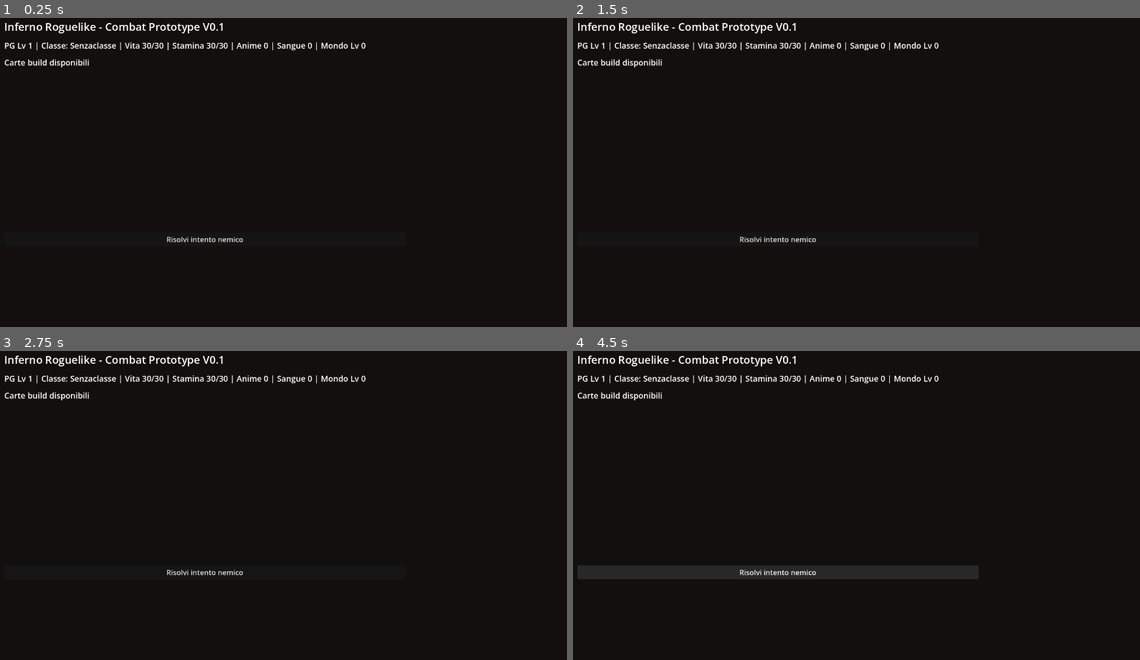
Above: before the commit, frames 1-4 (two rows, left to right).
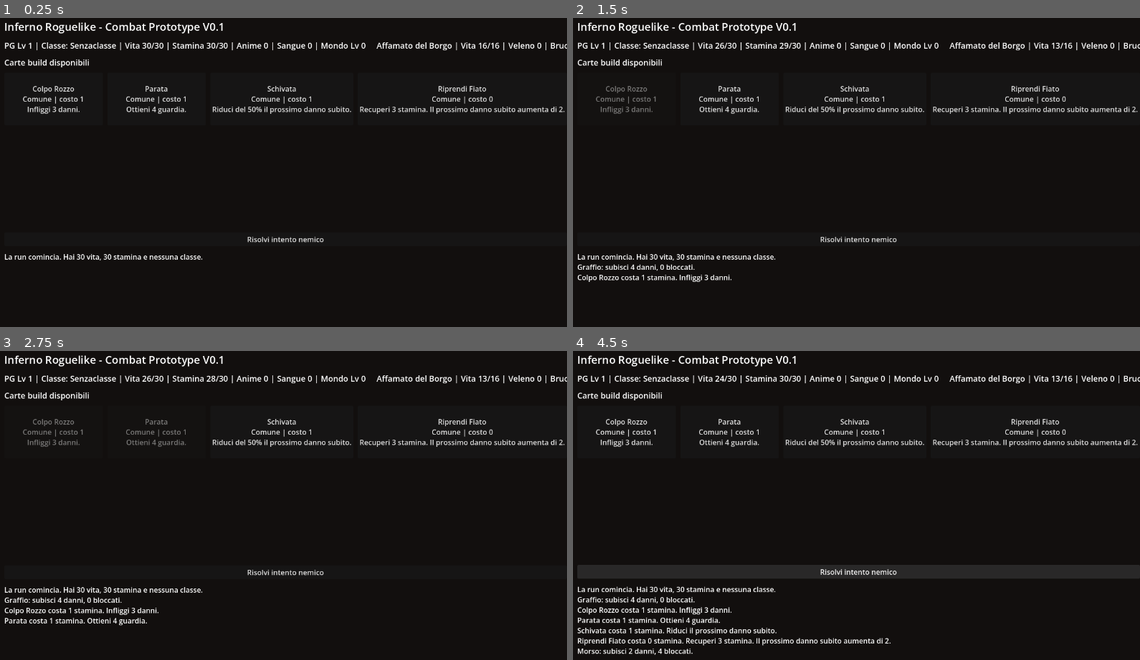
Above: after the commit, the same moments.

Repository: Chivas1504/Gioco
Game: Godot game, scene res://scenes/main.tscn
Same seed, same stepped clock (60 frames per second), same inputs: the game is played once before the commit and once after it.
Inputs (mouse positions are in pixels of both pictures, inside the frame that each line leads up to):
- Up to frame 1 (0.25 s): no input
- Up to frame 2 (1.5 s): click "Risolvi intento nemico" at 0.5 s; click (624, 98) at 1.25 s, where only the run after the commit has a clickable "Colpo Rozzo Comune | costo 1 …"
- Up to frame 3 (2.75 s): click (158, 431) at 2 s, where only the run after the commit has a clickable "Parata Comune | costo 1 Ottie…"
- Up to frame 4 (4.5 s): click (856, 431) at 2.75 s, where only the run after the commit has a clickable "Schivata Comune | costo 1 Rid…"; click (1037, 431) at 3.5 s, where only the run after the commit has a clickable "Riprendi Fiato Comune | costo…"; click "Risolvi intento nemico" at 4.25 s

The runs differ from the first frame. In frame 1, 2.4% of the frame differs, in the area x 0-100%, y 7-79%; in frame 2, 2.8%; in frame 3, 3.0%; in frame 4, 5.3%, in the area x 0-100%, y 7-99%.
Error before the commit: Parse Error: Cannot infer the type of "killed_before" variable because the value doesn't have a set type. (res://scripts/combat/combat_state.gd:125)

Commit message:
Avoid Variant inference warnings

Diff:
--- a/scripts/combat/combat_state.gd
+++ b/scripts/combat/combat_state.gd
@@ -2,19 +2,19 @@
 extends RefCounted
 
 var run_state: RunState
-var enemy := {}
+var enemy = {}
 var used_card_ids: Array = []
 var used_class_bonuses: Array = []
-var guard := 0
-var enemy_strength_bonus := 0
-var weakened_next_intent := 0
-var incoming_damage_bonus := 0
-var next_damage_multiplier := 1.0
-var temporary_cera := 0
-var next_mage_damage_bonus := 0
-var ended := false
-var victory := false
-var rewards_claimed := false
+var guard = 0
+var enemy_strength_bonus = 0
+var weakened_next_intent = 0
+var incoming_damage_bonus = 0
+var next_damage_multiplier = 1.0
+var temporary_cera = 0
+var next_mage_damage_bonus = 0
+var ended = false
+var victory = false
+var rewards_claimed = false
 
 func start_combat(p_run_state: RunState, p_enemy: Dictionary) -> void:
 	run_state = p_run_state
@@ -34,17 +34,17 @@
 
 
 func current_intent() -> Dictionary:
-	var intents: Array = enemy.get("intents", [])
+	var intents = enemy.get("intents", [])
 	if intents.is_empty():
 		return {}
 	return intents[int(enemy.get("intent_index", 0)) % intents.size()]
 
 
 func get_card_cost_for_current_intent(card_id: String) -> int:
-	var card := GameDatabase.get_card(card_id)
+	var card = GameDatabase.get_card(card_id)
 	if card.is_empty():
 		return 0
-	var cost := GameDatabase.get_base_stamina_cost(card, run_state.active_class)
+	var cost = GameDatabase.get_base_stamina_cost(card, run_state.active_class)
 	if _will_use_warrior_bonus(card):
 		cost -= 1
 	if _will_use_mage_bonus(card):
@@ -66,10 +66,10 @@
 	if not can_play_card(card_id):
 		return {"ok": false, "message": "Non puoi usare questa carta ora."}
 
-	var card := GameDatabase.get_card(card_id)
-	var cost := get_card_cost_for_current_intent(card_id)
-	var used_warrior_bonus := _will_use_warrior_bonus(card)
-	var used_mage_bonus := _will_use_mage_bonus(card)
+	var card = GameDatabase.get_card(card_id)
+	var cost = get_card_cost_for_current_intent(card_id)
+	var used_warrior_bonus = _will_use_warrior_bonus(card)
+	var used_mage_bonus = _will_use_mage_bonus(card)
 	run_state.stamina -= cost
 	used_card_ids.append(card_id)
 	if used_warrior_bonus:
@@ -77,8 +77,8 @@
 	if used_mage_bonus:
 		used_class_bonuses.append(CardRules.CLASS_MAGE)
 
-	var level := run_state.get_card_level(card_id)
-	var messages := ["%s costa %d stamina." % [card.get("name", card_id), cost]]
+	var level = run_state.get_card_level(card_id)
+	var messages = ["%s costa %d stamina." % [card.get("name", card_id), cost]]
 	messages.append_array(_apply_card_effects(card, level))
 	_check_end_state()
 	return {"ok": true, "message": " ".join(messages)}
@@ -88,13 +88,13 @@
 	if ended:
 		return {"ok": false, "message": "Il combattimento e gia finito."}
 
-	var messages := []
-	var intent := current_intent()
+	var messages = []
+	var intent = current_intent()
 	if enemy.get("health", 0) > 0:
 		if intent.get("kind") == "attack":
-			var incoming := int(intent.get("damage", 0)) + enemy_strength_bonus + incoming_damage_bonus
+			var incoming = int(intent.get("damage", 0)) + enemy_strength_bonus + incoming_damage_bonus
 			incoming = max(0, incoming - weakened_next_intent)
-			var blocked := min(guard, incoming)
+			var blocked = min(guard, incoming)
 			incoming -= blocked
 			incoming = ceili(float(incoming) * next_damage_multiplier)
 			run_state.health = max(0, run_state.health - incoming)
@@ -114,23 +114,23 @@
 	if not ended or not victory or rewards_claimed:
 		return {"ok": false, "message": ""}
 	rewards_claimed = true
-	var souls := int(enemy.get("soul_reward", 0))
+	var souls = int(enemy.get("soul_reward", 0))
 	run_state.add_material("anime", souls)
 	return {"ok": true, "message": "Ottieni %d anime." % souls}
 
 
 func _apply_card_effects(card: Dictionary, level: int) -> Array:
-	var effects: Dictionary = card.get("effects", {})
+	var effects = card.get("effects", {})
 	var messages: Array = []
-	var killed_before := enemy.get("health", 0) <= 0
+	var killed_before = enemy.get("health", 0) <= 0
 
 	if effects.has("self_damage"):
-		var self_damage := int(effects.get("self_damage", 0))
+		var self_damage = int(effects.get("self_damage", 0))
 		run_state.health = max(0, run_state.health - self_damage)
 		messages.append("Perdi %d vita." % self_damage)
 
 	if effects.has("recover_stamina"):
-		var stamina_gain := int(effects.get("recover_stamina", 0)) + level * int(effects.get("recover_stamina_per_level", 0))
+		var stamina_gain = int(effects.get("recover_stamina", 0)) + level * int(effects.get("recover_stamina_per_level", 0))
 		run_state.stamina = min(run_state.max_stamina, run_state.stamina + stamina_gain)
 		messages.append("Recuperi %d stamina." % stamina_gain)
 
@@ -139,7 +139,7 @@
 		messages.append("Il prossimo danno subito aumenta di %d." % int(effects.get("incoming_bonus", 0)))
 
 	if effects.has("guard"):
-		var guard_gain := int(effects.get("guard", 0)) + level * int(effects.get("guard_per_level", 0))
+		var guard_gain = int(effects.get("guard", 0)) + level * int(effects.get("guard_per_level", 0))
 		guard += guard_gain
 		messages.append("Ottieni %d guardia." % guard_gain)
 
@@ -162,7 +162,7 @@
 		next_mage_damage_bonus += int(effects.get("next_mage_damage_bonus", 0))
 		messages.append("La prossima carta Mago fa piu danni.")
 
-	var damage := int(effects.get("damage", 0)) + level * int(effects.get("damage_per_level", 0))
+	var damage = int(effects.get("damage", 0)) + level * int(effects.get("damage_per_level", 0))
 	if effects.has("bonus_if_enemy_guard") and int(enemy.get("guard", 0)) > 0:
 		damage += int(effects.get("bonus_if_enemy_guard", 0))
 	if effects.has("execute_bonus") and int(enemy.get("health", 0)) <= floori(float(enemy.get("max_health", 1)) / 2.0):
@@ -173,13 +173,13 @@
 	if card.get("class_id") == CardRules.CLASS_RANGER and bool(enemy.get("marked", false)):
 		damage += 2
 
-	var blood_spent := 0
+	var blood_spent = 0
 	if effects.has("spend_blood_up_to"):
 		blood_spent = min(run_state.get_material("sangue"), int(effects.get("spend_blood_up_to", 0)))
 		if blood_spent > 0:
 			run_state.spend_material("sangue", blood_spent)
 			damage += blood_spent * int(effects.get("damage_per_blood_spent", 0))
-			var heal := blood_spent * int(effects.get("heal_per_blood_spent", 0))
+			var heal = blood_spent * int(effects.get("heal_per_blood_spent", 0))
 			run_state.health = min(run_state.max_health, run_state.health + heal)
 			messages.append("Spendi %d sangue e recuperi %d vita." % [blood_spent, heal])
 
@@ -187,13 +187,13 @@
 		enemy["health"] = max(0, int(enemy.get("health", 0)) - damage)
 		messages.append("Infliggi %d danni." % damage)
 
-	var applies_ranger_bonus := (
+	var applies_ranger_bonus = (
 		run_state.active_class == CardRules.CLASS_RANGER
 		and card.get("class_id") == CardRules.CLASS_RANGER
 		and not used_class_bonuses.has(CardRules.CLASS_RANGER)
 	)
 	if effects.has("poison") or applies_ranger_bonus:
-		var poison := int(effects.get("poison", 0)) + level * int(effects.get("poison_per_level", 0))
+		var poison = int(effects.get("poison", 0)) + level * int(effects.get("poison_per_level", 0))
 		if applies_ranger_bonus:
 			poison += 1
 			used_class_bonuses.append(CardRules.CLASS_RANGER)
@@ -205,7 +205,7 @@
 		messages.append("Il nemico e marchiato.")
 
 	if effects.has("burn"):
-		var burn := int(effects.get("burn", 0)) + level * int(effects.get("burn_per_level", 0))
+		var burn = int(effects.get("burn", 0)) + level * int(effects.get("burn_per_level", 0))
 		if effects.has("consume_cera_for_extra_burn") and temporary_cera + run_state.get_material("cera") >= int(effects.get("consume_cera_for_extra_burn", 0)):
 			_spend_cera_pool(int(effects.get("consume_cera_for_extra_burn", 0)))
 			burn *= 2
@@ -219,7 +219,7 @@
 
 	if not killed_before and enemy.get("health", 0) <= 0:
 		if effects.has("recover_stamina_on_kill"):
-			var stamina_on_kill := int(effects.get("recover_stamina_on_kill", 0))
+			var stamina_on_kill = int(effects.get("recover_stamina_on_kill", 0))
 			run_state.stamina = min(run_state.max_stamina, run_state.stamina + stamina_on_kill)
 			messages.append("Recuperi %d stamina." % stamina_on_kill)
 		if effects.has("gain_blood_on_kill"):
@@ -234,13 +234,13 @@
 
 
 func _apply_end_of_intent_status(messages: Array) -> void:
-	var poison := int(enemy.get("poison", 0))
+	var poison = int(enemy.get("poison", 0))
 	if poison > 0:
 		enemy["health"] = max(0, int(enemy.get("health", 0)) - poison)
 		enemy["poison"] = max(0, poison - 1)
 		messages.append("Il veleno infligge %d danni." % poison)
 
-	var burn := int(enemy.get("burn", 0))
+	var burn = int(enemy.get("burn", 0))
 	if burn > 0:
 		enemy["health"] = max(0, int(enemy.get("health", 0)) - burn)
 		enemy["burn"] = max(0, burn - 1)
@@ -283,8 +283,8 @@
 
 
 func _spend_cera_pool(amount: int) -> void:
-	var from_temp := min(temporary_cera, amount)
+	var from_temp = min(temporary_cera, amount)
 	temporary_cera -= from_temp
-	var remaining := amount - from_temp
+	var remaining = amount - from_temp
 	if remaining > 0:
 		run_state.spend_material("cera", remaining)
--- a/scripts/data/card_rules.gd
+++ b/scripts/data/card_rules.gd
@@ -1,39 +1,39 @@
 class_name CardRules
 extends RefCounted
 
-const CLASS_NEUTRAL := "neutral"
-const CLASS_WARRIOR := "warrior"
-const CLASS_RANGER := "ranger"
-const CLASS_MAGE := "mage"
-const CLASS_VAMPIRE := "vampire"
+const CLASS_NEUTRAL = "neutral"
+const CLASS_WARRIOR = "warrior"
+const CLASS_RANGER = "ranger"
+const CLASS_MAGE = "mage"
+const CLASS_VAMPIRE = "vampire"
 
-const RARITY_COMMON := "common"
-const RARITY_UNCOMMON := "uncommon"
-const RARITY_RARE := "rare"
-const RARITY_LEGENDARY := "legendary"
+const RARITY_COMMON = "common"
+const RARITY_UNCOMMON = "uncommon"
+const RARITY_RARE = "rare"
+const RARITY_LEGENDARY = "legendary"
 
-const TYPE_BUILD := "build"
-const TYPE_CONSUMABLE := "consumable"
-const TYPE_ARTIFACT := "artifact"
+const TYPE_BUILD = "build"
+const TYPE_CONSUMABLE = "consumable"
+const TYPE_ARTIFACT = "artifact"
 
-const COLLECTION_MAX := 40
-const LOADOUT_MIN := 4
-const LOADOUT_MAX := 12
-const CONSUMABLE_MAX := 4
+const COLLECTION_MAX = 40
+const LOADOUT_MIN = 4
+const LOADOUT_MAX = 12
+const CONSUMABLE_MAX = 4
 
-const STARTING_HEALTH := 30
-const STARTING_STAMINA := 30
-const STAT_CAP := 100
-const LEVEL_STAT_GAIN := 5
+const STARTING_HEALTH = 30
+const STARTING_STAMINA = 30
+const STAT_CAP = 100
+const LEVEL_STAT_GAIN = 5
 
-const RARITY_POWER := {
+const RARITY_POWER = {
 	RARITY_COMMON: 1,
 	RARITY_UNCOMMON: 2,
 	RARITY_RARE: 4,
 	RARITY_LEGENDARY: 8,
 }
 
-const OUT_OF_CLASS_STAMINA_PENALTY := {
+const OUT_OF_CLASS_STAMINA_PENALTY = {
 	RARITY_COMMON: 0,
 	RARITY_UNCOMMON: 1,
 	RARITY_RARE: 2,
@@ -53,7 +53,7 @@
 
 
 static func is_off_class(card: Dictionary, active_class: String) -> bool:
-	var card_class := card.get("class_id", CLASS_NEUTRAL)
+	var card_class = card.get("class_id", CLASS_NEUTRAL)
 	if card_class == CLASS_NEUTRAL:
 		return false
 	if active_class == CLASS_NEUTRAL:
--- a/scripts/data/game_database.gd
+++ b/scripts/data/game_database.gd
@@ -1,7 +1,7 @@
 class_name GameDatabase
 extends RefCounted
 
-const CLASSES := {
+const CLASSES = {
 	CardRules.CLASS_NEUTRAL: {
 		"name": "Senzaclasse",
 		"bonus": "Nessun bonus. Le carte neutrali non hanno penalita.",
@@ -24,7 +24,7 @@
 	},
 }
 
-const BUILD_CARDS := [
+const BUILD_CARDS = [
 	{
 		"id": "neutral_rough_strike",
 		"name": "Colpo Rozzo",
@@ -227,7 +227,7 @@
 	},
 ]
 
-const CONSUMABLES := [
+const CONSUMABLES = [
 	{
 		"id": "black_blood_vial",
 		"name": "Ampolla di Sangue Nero",
@@ -254,7 +254,7 @@
 	},
 ]
 
-const ARTIFACTS := [
+const ARTIFACTS = [
 	{
 		"id": "duelist_rosary",
 		"name": "Rosario del Duellante",
@@ -275,7 +275,7 @@
 
 
 static func get_cards_by_class(class_id: String) -> Array:
-	var cards := []
+	var cards = []
 	for card in BUILD_CARDS:
 		if card.get("class_id") == class_id:
 			cards.append(card.duplicate(true))
@@ -287,28 +287,28 @@
 
 
 static func get_base_stamina_cost(card: Dictionary, active_class: String) -> int:
-	var cost := int(card.get("cost", 0))
+	var cost = int(card.get("cost", 0))
 	if CardRules.is_off_class(card, active_class):
 		cost += CardRules.out_of_class_penalty(card.get("rarity", CardRules.RARITY_COMMON))
 	return cost
 
 
 static func get_card_power(card_id: String, card_level: int) -> int:
-	var card := get_card(card_id)
+	var card = get_card(card_id)
 	if card.is_empty():
 		return 0
 	return CardRules.rarity_power(card.get("rarity", CardRules.RARITY_COMMON)) + card_level
 
 
 static func get_world_level(collection: Array, card_levels: Dictionary) -> int:
-	var collection_power := 0
+	var collection_power = 0
 	for card_id in collection:
 		collection_power += get_card_power(card_id, int(card_levels.get(card_id, 0)))
 	return floori(float(collection_power) / 5.0)
 
 
 static func make_affamato_del_borgo(world_level: int) -> Dictionary:
-	var damage_bonus := floori(float(world_level) * 0.75)
+	var damage_bonus = floori(float(world_level) * 0.75)
 	return {
 		"id": "affamato_del_borgo",
 		"name": "Affamato del Borgo",
--- a/scripts/main.gd
+++ b/scripts/main.gd
@@ -1,7 +1,7 @@
 extends Control
 
-var run_state := RunState.new()
-var combat_state := CombatState.new()
+var run_state = RunState.new()
+var combat_state = CombatState.new()
 var log_lines: Array = []
 
 var player_label: Label
@@ -12,7 +12,7 @@
 var safe_panel: VBoxContainer
 var end_intent_button: Button
 
-const REWARD_POOL := [
+const REWARD_POOL = [
 	"warrior_clean_slash",
 	"ranger_quick_shot",
 	"mage_occult_dart",
@@ -28,12 +28,12 @@
 
 
 func _build_ui() -> void:
-	var background := ColorRect.new()
+	var background = ColorRect.new()
 	background.color = Color(0.07, 0.06, 0.055)
 	background.set_anchors_preset(Control.PRESET_FULL_RECT)
 	add_child(background)
 
-	var root := VBoxContainer.new()
+	var root = VBoxContainer.new()
 	root.set_anchors_preset(Control.PRESET_FULL_RECT)
 	root.add_theme_constant_override("separation", 12)
 	root.offset_left = 24
@@ -42,12 +42,12 @@
 	root.offset_bottom = -20
 	add_child(root)
 
-	var title := Label.new()
+	var title = Label.new()
 	title.text = "Inferno Roguelike - Combat Prototype V0.1"
 	title.add_theme_font_size_override("font_size", 24)
 	root.add_child(title)
 
-	var status_row := HBoxContainer.new()
+	var status_row = HBoxContainer.new()
 	status_row.add_theme_constant_override("separation", 24)
 	root.add_child(status_row)
 
@@ -63,17 +63,17 @@
 	intent_label.add_theme_font_size_override("font_size", 18)
 	status_row.add_child(intent_label)
 
-	var content_row := HBoxContainer.new()
+	var content_row = HBoxContainer.new()
 	content_row.size_flags_vertical = Control.SIZE_EXPAND_FILL
 	content_row.add_theme_constant_override("separation", 16)
 	root.add_child(content_row)
 
-	var left_column := VBoxContainer.new()
+	var left_column = VBoxContainer.new()
 	left_column.size_flags_horizontal = Control.SIZE_EXPAND_FILL
 	left_column.add_theme_constant_override("separation", 10)
 	content_row.add_child(left_column)
 
-	var cards_title := Label.new()
+	var cards_title = Label.new()
 	cards_title.text = "Carte build disponibili"
 	cards_title.add_theme_font_size_override("font_size", 18)
 	left_column.add_child(cards_title)
@@ -104,15 +104,14 @@
 
 
 func _start_new_combat() -> void:
-	var enemy := GameDatabase.make_affamato_del_borgo(run_state.get_world_level())
+	var enemy = GameDatabase.make_affamato_del_borgo(run_state.get_world_level())
 	combat_state.start_combat(run_state, enemy)
 
 
 func _refresh_ui() -> void:
-	var active_class_name := GameDatabase.get_class_name(run_state.active_class)
 	player_label.text = "PG Lv %d | Classe: %s | Vita %d/%d | Stamina %d/%d | Anime %d | Sangue %d | Mondo Lv %d" % [
 		run_state.player_level,
-		active_class_name,
+		GameDatabase.get_class_name(run_state.active_class),
 		run_state.health,
 		run_state.max_health,
 		run_state.stamina,
@@ -128,7 +127,7 @@
 		combat_state.enemy.get("poison", 0),
 		combat_state.enemy.get("burn", 0),
 	]
-	var intent := combat_state.current_intent()
+	var intent = combat_state.current_intent()
 	if intent.get("kind") == "attack":
 		intent_label.text = "Intento: %s, %d danni" % [intent.get("name", ""), intent.get("damage", 0)]
 	elif intent.get("kind") == "buff":
@@ -146,10 +145,10 @@
 		child.queue_free()
 
 	for card_id in run_state.loadout:
-		var card := GameDatabase.get_card(card_id)
-		var button := Button.new()
-		var level := run_state.get_card_level(card_id)
-		var cost := combat_state.get_card_cost_for_current_intent(card_id)
+		var card = GameDatabase.get_card(card_id)
+		var button = Button.new()
+		var level = run_state.get_card_level(card_id)
+		var cost = combat_state.get_card_cost_for_current_intent(card_id)
 		button.custom_minimum_size = Vector2(220, 118)
 		button.text = "%s%s\n%s | costo %d\n%s" % [
 			card.get("name", card_id),
@@ -168,64 +167,64 @@
 	for child in safe_panel.get_children():
 		child.queue_free()
 
-	var title := Label.new()
+	var title = Label.new()
 	title.text = "Falò / Shop di test"
 	title.add_theme_font_size_override("font_size", 18)
 	safe_panel.add_child(title)
 
 	if not combat_state.ended:
-		var hint := Label.new()
+		var hint = Label.new()
 		hint.text = "Disponibile dopo la vittoria."
 		hint.autowrap_mode = TextServer.AUTOWRAP_WORD_SMART
 		safe_panel.add_child(hint)
 		return
 
 	if not combat_state.victory:
-		var defeat := Label.new()
+		var defeat = Label.new()
 		defeat.text = "Sei morto o hai finito stamina. Riavvia la scena per una nuova run."
 		defeat.autowrap_mode = TextServer.AUTOWRAP_WORD_SMART
 		safe_panel.add_child(defeat)
 		return
 
 	if not combat_state.rewards_claimed:
-		var claim_button := Button.new()
+		var claim_button = Button.new()
 		claim_button.text = "Raccogli anime"
 		claim_button.pressed.connect(_on_claim_rewards_pressed)
 		safe_panel.add_child(claim_button)
 
-	var reward_title := Label.new()
+	var reward_title = Label.new()
 	reward_title.text = "Scegli una carta"
 	safe_panel.add_child(reward_title)
 
 	for card_id in REWARD_POOL:
 		if run_state.collection.has(card_id):
 			continue
-		var card := GameDatabase.get_card(card_id)
-		var reward_button := Button.new()
+		var card = GameDatabase.get_card(card_id)
+		var reward_button = Button.new()
 		reward_button.text = "%s - %s" % [card.get("name", card_id), GameDatabase.get_class_name(card.get("class_id", ""))]
 		reward_button.pressed.connect(_on_reward_card_pressed.bind(card_id))
 		safe_panel.add_child(reward_button)
 
-	var level_title := Label.new()
+	var level_title = Label.new()
 	level_title.text = "Compra livello: %d anime" % run_state.next_level_cost()
 	safe_panel.add_child(level_title)
 
 	for card_id in run_state.collection:
-		var card := GameDatabase.get_card(card_id)
-		var level_button := Button.new()
+		var card = GameDatabase.get_card(card_id)
+		var level_button = Button.new()
 		level_button.text = "Potenzia %s a +%d" % [card.get("name", card_id), run_state.get_card_level(card_id) + 1]
 		level_button.disabled = run_state.get_material("anime") < run_state.next_level_cost()
 		level_button.pressed.connect(_on_level_up_pressed.bind(card_id))
 		safe_panel.add_child(level_button)
 
-	var next_button := Button.new()
+	var next_button = Button.new()
 	next_button.text = "Nuovo combattimento"
 	next_button.pressed.connect(_on_new_combat_pressed)
 	safe_panel.add_child(next_button)
 
 
 func _on_card_pressed(card_id: String) -> void:
-	var result := combat_state.play_card(card_id)
+	var result = combat_state.play_card(card_id)
 	_push_log(result.get("message", ""))
 	if combat_state.ended and combat_state.victory:
 		_push_log("Il nemico cade. Le carte torneranno disponibili nel prossimo combattimento.")
@@ -235,7 +234,7 @@
 
 
 func _on_end_intent_pressed() -> void:
-	var result := combat_state.resolve_enemy_intent()
+	var result = combat_state.resolve_enemy_intent()
 	_push_log(result.get("message", ""))
 	if combat_state.ended and combat_state.victory:
 		_push_log("Il nemico cade.")
@@ -245,13 +244,13 @@
 
 
 func _on_claim_rewards_pressed() -> void:
-	var result := combat_state.claim_enemy_rewards()
+	var result = combat_state.claim_enemy_rewards()
 	_push_log(result.get("message", ""))
 	_refresh_ui()
 
 
 func _on_reward_card_pressed(card_id: String) -> void:
-	var card := GameDatabase.get_card(card_id)
+	var card = GameDatabase.get_card(card_id)
 	if run_state.acquire_card(card_id):
 		_push_log("Acquisisci %s. Classe attiva: %s." % [card.get("name", card_id), GameDatabase.get_class_name(run_state.active_class)])
 	else:
@@ -260,7 +259,7 @@
 
 
 func _on_level_up_pressed(card_id: String) -> void:
-	var card := GameDatabase.get_card(card_id)
+	var card = GameDatabase.get_card(card_id)
 	if run_state.buy_level_up(card_id):
 		_push_log("Sali al livello %d. %s ora e +%d." % [
 			run_state.player_level,
--- a/scripts/run/run_state.gd
+++ b/scripts/run/run_state.gd
@@ -1,21 +1,21 @@
 class_name RunState
 extends RefCounted
 
-var player_level := 1
-var max_health := CardRules.STARTING_HEALTH
-var health := CardRules.STARTING_HEALTH
-var max_stamina := CardRules.STARTING_STAMINA
-var stamina := CardRules.STARTING_STAMINA
+var player_level = 1
+var max_health = CardRules.STARTING_HEALTH
+var health = CardRules.STARTING_HEALTH
+var max_stamina = CardRules.STARTING_STAMINA
+var stamina = CardRules.STARTING_STAMINA
 
-var active_class := CardRules.CLASS_NEUTRAL
+var active_class = CardRules.CLASS_NEUTRAL
 var acquired_classes: Array = []
 var collection: Array = []
 var loadout: Array = []
 var consumable_slots: Array = []
-var card_levels := {}
+var card_levels = {}
 var artifacts: Array = []
 
-var materials := {
+var materials = {
 	"anime": 0,
 	"sangue": 0,
 	"ossa": 0,
@@ -62,8 +62,8 @@
 	collection.append(card_id)
 	card_levels[card_id] = int(card_levels.get(card_id, 0))
 
-	var card := GameDatabase.get_card(card_id)
-	var card_class := card.get("class_id", CardRules.CLASS_NEUTRAL)
+	var card = GameDatabase.get_card(card_id)
+	var card_class = card.get("class_id", CardRules.CLASS_NEUTRAL)
 	if card_class != CardRules.CLASS_NEUTRAL and not acquired_classes.has(card_class):
 		acquired_classes.append(card_class)
 		if active_class == CardRules.CLASS_NEUTRAL:
@@ -108,7 +108,7 @@
 
 
 func buy_level_up(card_id: String) -> bool:
-	var cost := next_level_cost()
+	var cost = next_level_cost()
 	if get_material("anime") < cost:
 		return false
 	spend_material("anime", cost)
@@ -119,11 +119,11 @@
 func level_up(card_id: String) -> void:
 	player_level += 1
 	if max_health < CardRules.STAT_CAP:
-		var health_gain := min(CardRules.LEVEL_STAT_GAIN, CardRules.STAT_CAP - max_health)
+		var health_gain = min(CardRules.LEVEL_STAT_GAIN, CardRules.STAT_CAP - max_health)
 		max_health += health_gain
 		health = min(max_health, health + health_gain)
 	if max_stamina < CardRules.STAT_CAP:
-		var stamina_gain := min(CardRules.LEVEL_STAT_GAIN, CardRules.STAT_CAP - max_stamina)
+		var stamina_gain = min(CardRules.LEVEL_STAT_GAIN, CardRules.STAT_CAP - max_stamina)
 		max_stamina += stamina_gain
 		stamina = min(max_stamina, stamina + stamina_gain)
 	if collection.has(card_id):
